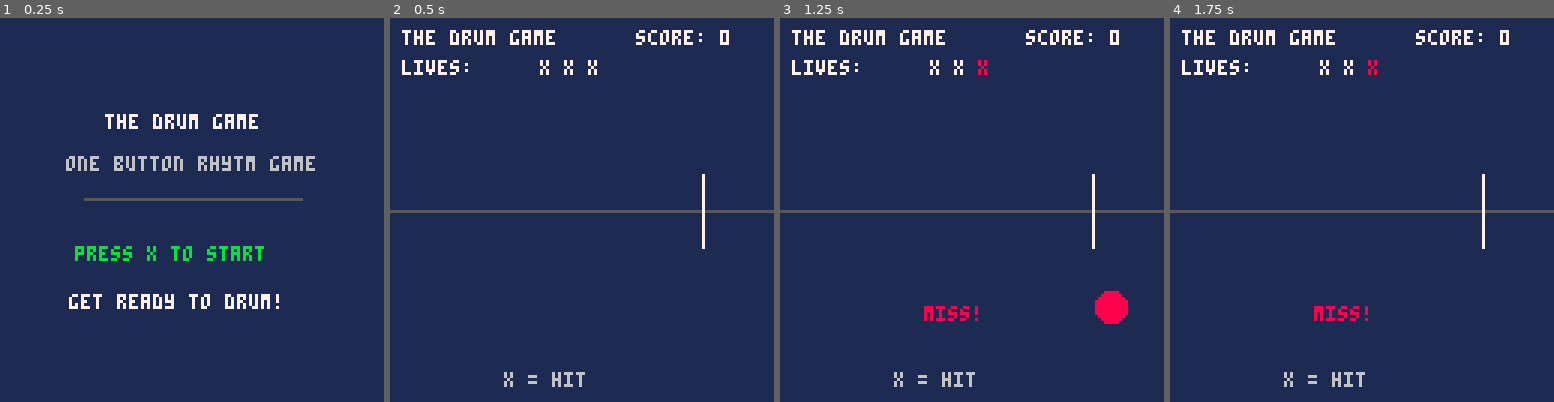
Above: before the commit, frames 1-4 (left to right).
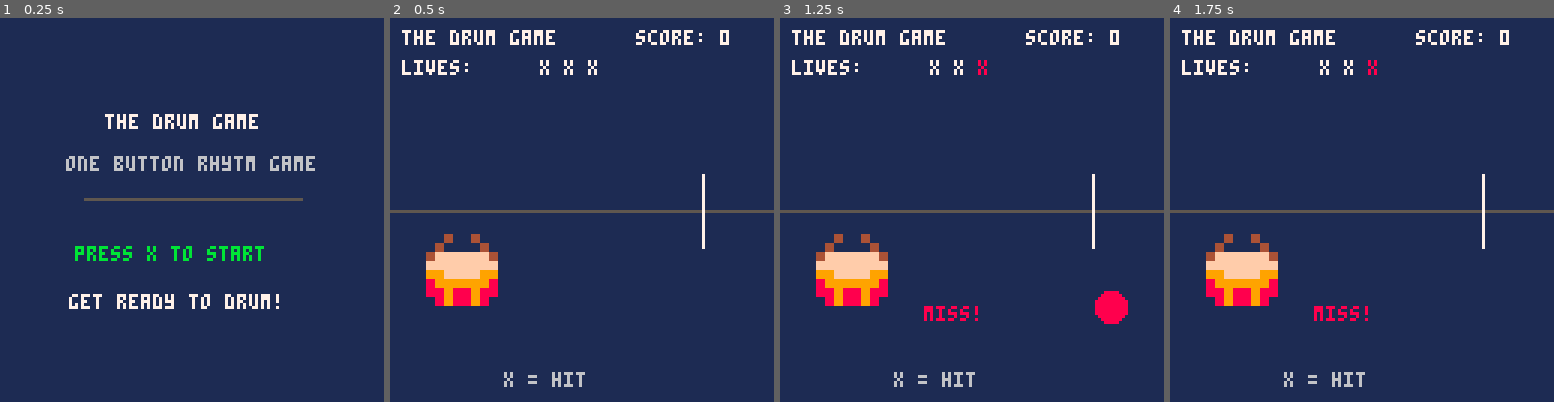
Above: after the commit, the same moments.

Repository: regular-username/1ButtonGame.p8
Game: PICO-8 cartridge 1ButtonGame.p8
The game is run twice, just before and just after one commit, with the same random seed, the same clock (stepped at 60 frames per second) and the same inputs.
Inputs:
- Up to frame 1 (0.25 s): no input
- Up to frame 2 (0.5 s): tap X (X key) at 0.33 s
- Up to frame 3 (1.25 s): tap X (X key) at 1.07 s
- Up to frame 4 (1.75 s): no input

Frame 1 is identical in both runs. In frame 2, 2.7% of the frame differs, in the area x 9-29%, y 56-75%; in frame 3, 2.7%; in frame 4, 2.7%.

Commit message:
put the animation on the screen

Diff:
--- a/1ButtonGame.p8
+++ b/1ButtonGame.p8
@@ -14,6 +14,8 @@
 message_timer = 0
 message_color = 7
 start_screen = true
+anim_frame = 0
+anim_timer = 0
 
 target_x = 104
 target_y = 64
@@ -99,6 +101,20 @@
         return
     end
 
+    --animate character
+    if anim_frame > 0 then
+       anim_timer -= 1
+
+       if anim_timer <= 0 then
+          if anim_frame < 3 then
+             anim_frame += 1
+             anim_timer = 5
+          else
+             anim_frame = 0
+          end
+       end
+    end
+
     -- play the rhythm pattern
     spawn_timer += 1
 
@@ -132,6 +148,9 @@
     if btnp(5) then
         hit_timer = 8
         hit_color = 11
+
+        anim_frame = 1
+        anim_timer = 5
 
         local best = nil
         local best_dist = 999
@@ -237,6 +256,19 @@
         circfill(n.x, n.y, 3, n.color)
     end
 
+    --animated character
+    local frame = 1
+
+    if anim_frame > 0 then
+       frame = anim_frame
+
+    end
+
+    sspr(
+       frame * 8, 0, 8, 8,
+       12, 72, 24, 24
+       )
+
     -- show hit
     if hit_timer > 0 then
         circfill(110, 96, 5, hit_color)
@@ -258,22 +290,22 @@
     end
 end
 __gfx__
-00000000004004000000000000000000000000000000000000000000000000000000000000000000000000000000000000000000000000000000000000000000
-00000000040000404440044440000004000000000000000000000000000000000000000000000000000000000000000000000000000000000000000000000000
-007007004ffffff40ffffff004000040000000000000000000000000000000000000000000000000000000000000000000000000000000000000000000000000
-00077000ffffffffffffffff0f4ff4f0000000000000000000000000000000000000000000000000000000000000000000000000000000000000000000000000
+00000000114114111111111111111111000000000000000000000000000000000000000000000000000000000000000000000000000000000000000000000000
+00000000141111414441144441111114000000000000000000000000000000000000000000000000000000000000000000000000000000000000000000000000
+007007004ffffff41ffffff114111141000000000000000000000000000000000000000000000000000000000000000000000000000000000000000000000000
+00077000ffffffffffffffff1f4ff4f1000000000000000000000000000000000000000000000000000000000000000000000000000000000000000000000000
 0007700099ffff9999ffff99ffffffff000000000000000000000000000000000000000000000000000000000000000000000000000000000000000000000000
 00700700899999988999999899ffff99000000000000000000000000000000000000000000000000000000000000000000000000000000000000000000000000
 00000000889889888898898889999998000000000000000000000000000000000000000000000000000000000000000000000000000000000000000000000000
-00000000089889800898898088988988000000000000000000000000000000000000000000000000000000000000000000000000000000000000000000000000
-…(11 lines of a section not shown)…
+00000000189889811898898188988988000000000000000000000000000000000000000000000000000000000000000000000000000000000000000000000000
+…(11 lines of a section not shown)…
